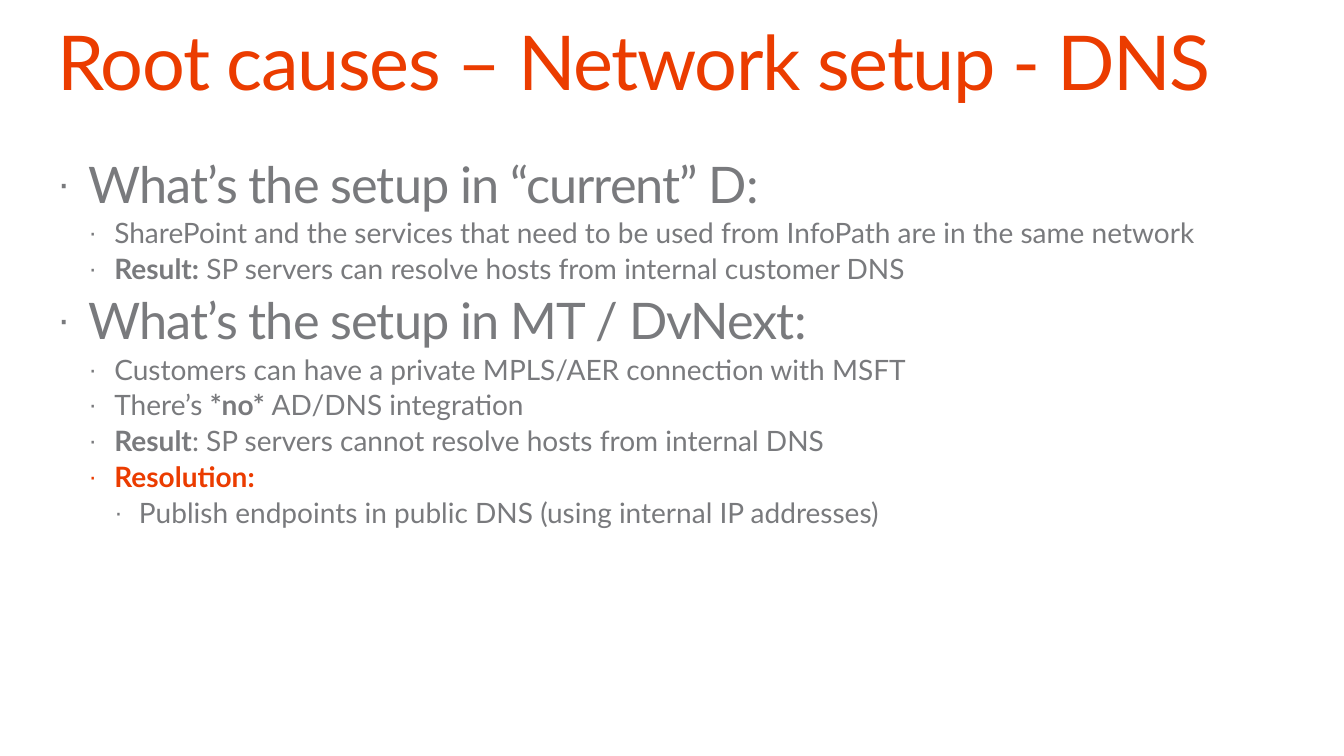
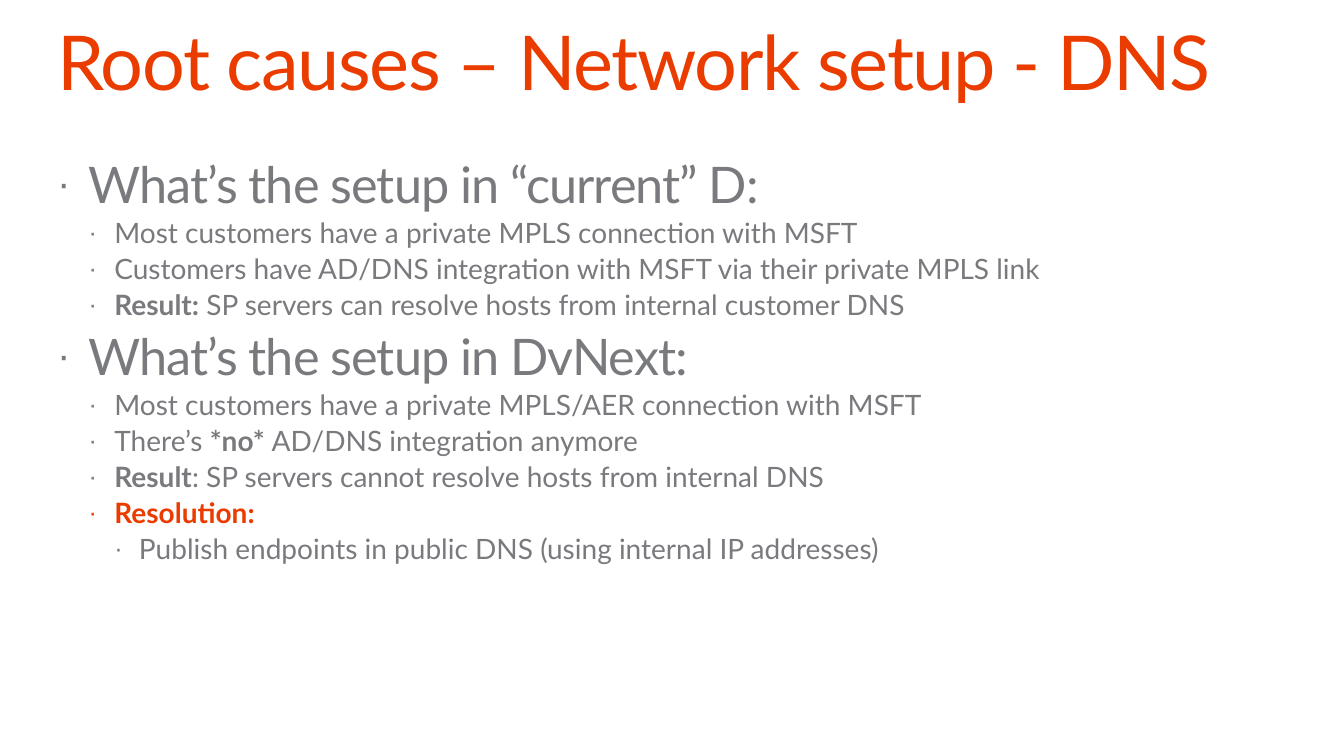
Before and after one commit to pnp/PnP-Transformation, a slide deck: slide 32 of InfoPath/Guidance/Decks/Office 365 JDP InfoPath - Self-service manual.pptx (slide 26 before the commit). Drawn at 1344x756 pixels with LibreOffice and Linux fonts; fonts in the diff are those of the drawing; background and template pictures are left out. Boxes give left, top, right and bottom in pixels: in the first picture for what was removed or moved away, otherwise in the second. Text is boxed around its words. In the diff, an @@ line names an element or a change of style, - is before the commit and + after.

Commit message:
Updated based on recent evolution(no SB anymore) and learning (no ASMX endpoint calling on site collection different than the one hosting the form)

```diff
--- a/InfoPath/Guidance/Decks/Office 365 JDP InfoPath - Self-service manual.pptx
+++ b/InfoPath/Guidance/Decks/Office 365 JDP InfoPath - Self-service manual.pptx
@@ text at [114,222,1039,284]: text changed @@
-  · SharePoint and the services that need to be used from InfoPath are in the same network
+  · Most customers have a private MPLS connection with MSFT
+  · Customers have AD/DNS integration with MSFT via their private MPLS link
@@ text at [89,336,922,456]: text changed @@
-· What’s the setup in MT / DvNext:
-  · Customers can have a private MPLS/AER connection with MSFT
-  · There’s *no* AD/DNS integration
+· What’s the setup in DvNext:
+  · Most customers have a private MPLS/AER connection with MSFT
+  · There’s *no* AD/DNS integration anymore
```
Also in this commit, not shown: 22 other slides changed, 10 slides added.
